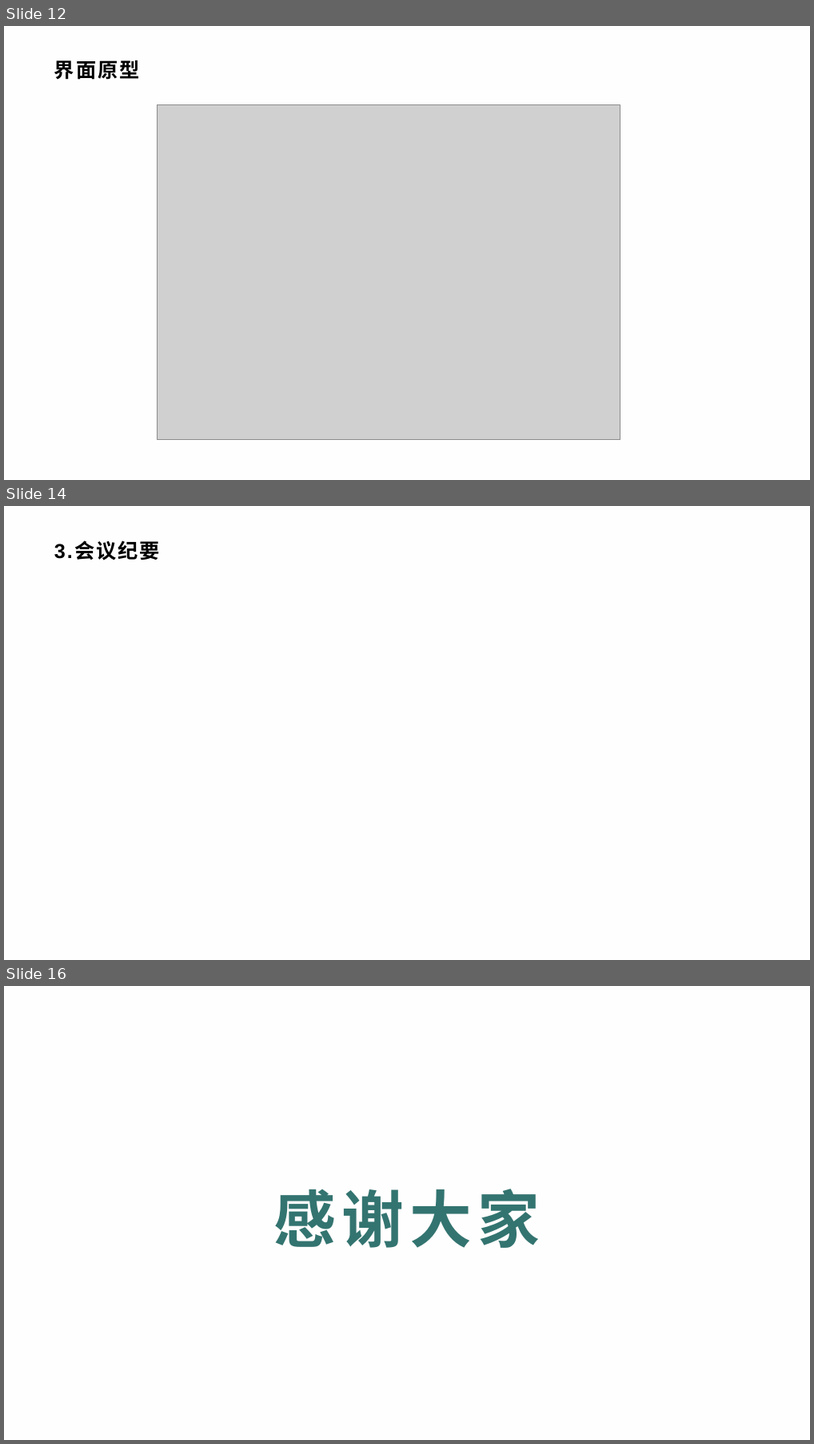
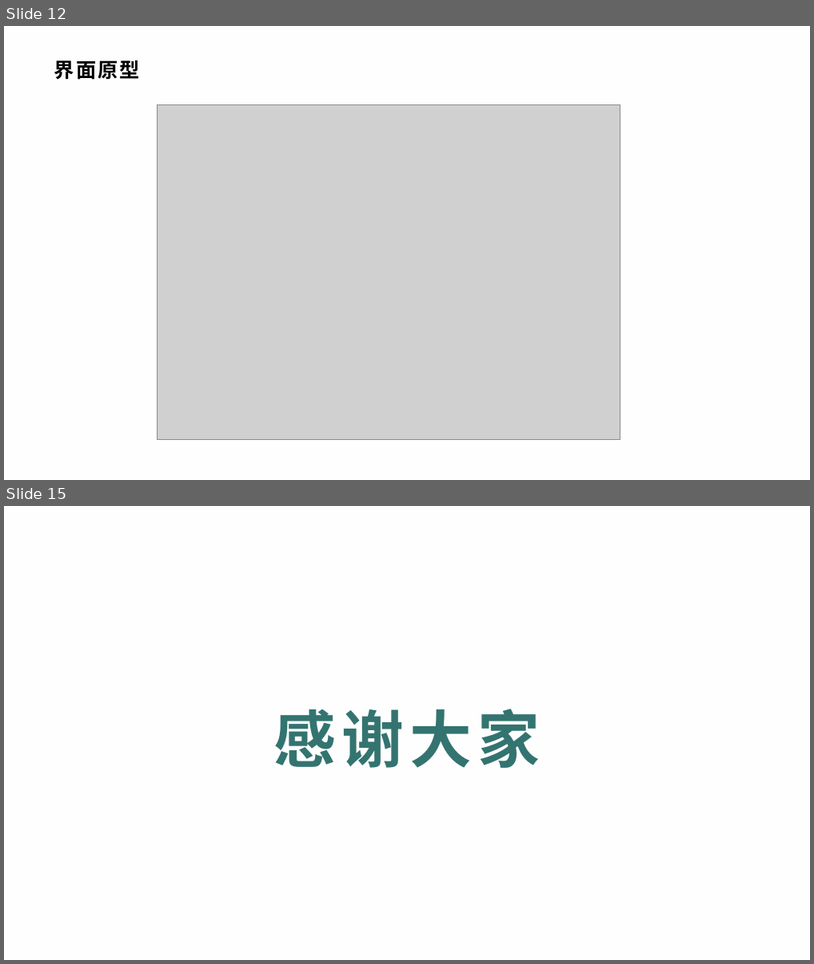
Before and after one commit to xlisses/ruang, a slide deck: Requirement_Statements/需求分析.pptx. Shown one above the other, each under a label of ours: slides 12, 14 and 16 before the commit, slides 12 and 15 after it; the slides between them are not shown. The pictures are 814x1444 and 814x964 pixels, drawn with LibreOffice and Linux fonts; fonts in the diff are those of the drawing; grey boxes stand for pictures; background and template pictures are left out. Boxes give left, top, right and bottom in pixels: in the first picture for what was removed or moved away, otherwise in the second. Text is boxed around its words. In the diff, an @@ line names an element or a change of style, - is before the commit and + after.

```diff
--- a/Requirement_Statements/需求分析.pptx
+++ b/Requirement_Statements/需求分析.pptx
@@ slide 14 removed at box(4, 506, 810, 960), background #FFFEFE @@
@@ title removed at box(54, 541, 160, 560) @@
-3.会议纪要
@@ what was slide 16 is now slide 15 @@
```
Also in this commit, not shown: 4 slides changed, 1 slide added, 1 other slide removed.
